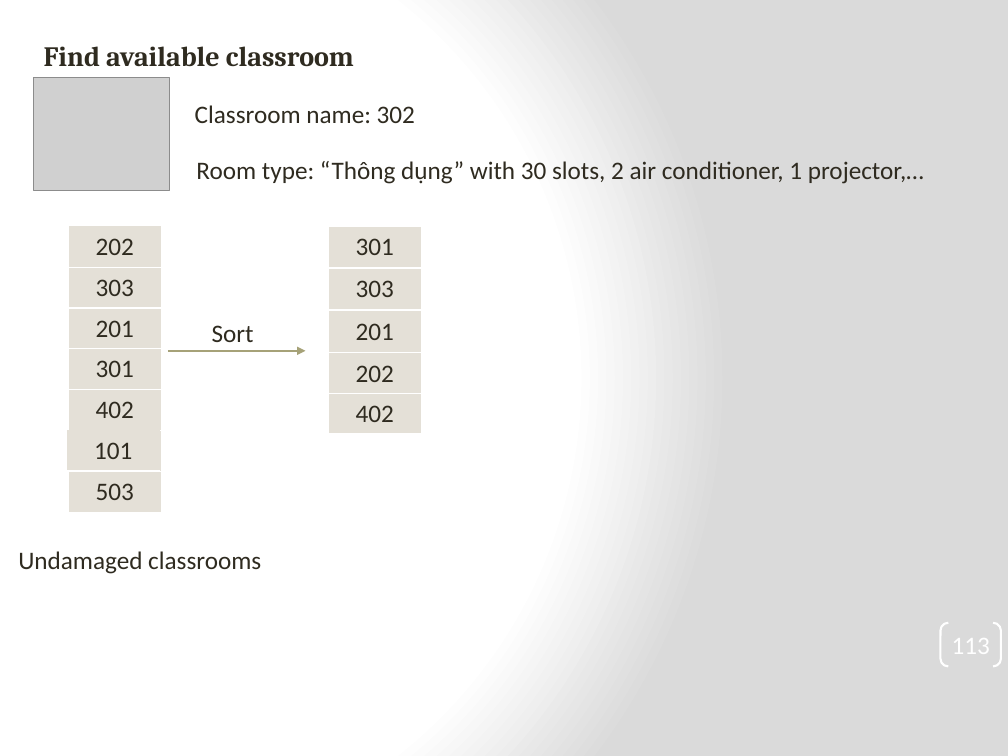
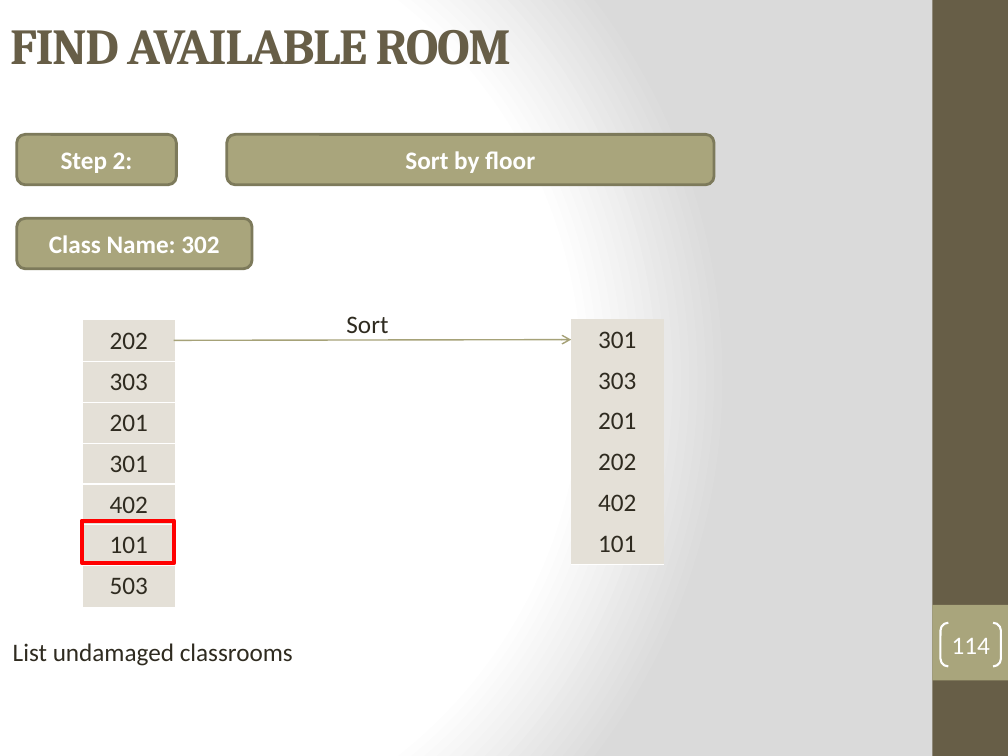
Before and after one commit to tranquang9a1/ECRM, a slide deck: slide 114 of Document/ECRM-Presentation v4.pptx (slide 113 before the commit). Drawn at 1008x756 pixels with LibreOffice and Linux fonts; fonts in the diff are those of the drawing; grey boxes stand for pictures. Boxes give left, top, right and bottom in pixels: in the first picture for what was removed or moved away, otherwise in the second. Text is boxed around its words. In the diff, an @@ line names an element or a change of style, - is before the commit and + after.

```diff
--- a/Document/ECRM-Presentation v4.pptx
+++ b/Document/ECRM-Presentation v4.pptx
@@ text "FIND AVAILABLE ROOM" at [10, 30, 511, 65]: vertical alignment top to middle @@
@@ rectangle added at [932, 0, 1008, 756], fill #675E47 @@
@@ text at [10, 30, 511, 65]: text changed; size 20 to 36 pt; text colour #2F2B20 to #675E47 @@
-Find available classroom
+FIND AVAILABLE ROOM
@@ picture removed at [33, 78, 168, 191] @@
@@ text removed at [195, 105, 415, 123] @@
-Classroom name: 302
@@ rounded rectangle added at [17, 134, 176, 184], fill #A9A57C, outline #7D7A5C 2 pt, 18 pt, text #FFFFFF, bold @@
+Step 2:
@@ rounded rectangle added at [227, 134, 714, 184], fill #A9A57C, outline #7D7A5C 2 pt, 18 pt, text #FFFFFF, bold @@
+Sort by floor
@@ text removed at [196, 161, 924, 184] @@
-Room type: “Thông dụng” with 30 slots, 2 air conditioner, 1 projector,…
@@ rounded rectangle added at [17, 219, 252, 269], fill #A9A57C, outline #7D7A5C 2 pt, 18 pt, text #FFFFFF, bold @@
+Class Name: 302
@@ table removed at [329, 227, 421, 268], 1 rows, 1 columns @@
-301
@@ table removed at [329, 269, 421, 310], 1 rows, 1 columns @@
-303
@@ table: place and size @@
-table at [69, 226, 161, 512]
+table at [83, 321, 175, 607]
@@ table removed at [329, 311, 421, 353], 1 rows, 1 columns @@
-201
@@ text "Sort" rewrapped from [212, 325, 254, 342] to [346, 316, 388, 340] @@
@@ table added at [572, 320, 664, 564], 6 rows, 1 columns @@
+301
+303
+201
+202
+402
+101
@@ arrow moved from (168, 351) - (305, 351) to (173, 341) - (572, 340) @@
@@ arrow (173, 341) - (572, 340): arrowheads changed @@
@@ table removed at [329, 354, 421, 394], 1 rows, 1 columns @@
-202
@@ table removed at [329, 394, 421, 434], 1 rows, 1 columns @@
-402
@@ table removed at [68, 430, 160, 471], 1 rows, 1 columns @@
-101
@@ rectangle added at [82, 521, 174, 563], outline #FF0000 3 pt @@
@@ rectangle added at [932, 605, 1008, 680], fill #A9A57C @@
@@ text at [13, 643, 293, 666]: text changed @@
-Undamaged classrooms
+List undamaged classrooms
@@ page number at [952, 638, 990, 654]: text changed @@
-113
+114
```
Also in this commit, not shown: 17 other slides changed, 17 slides added, 6 slides removed.
